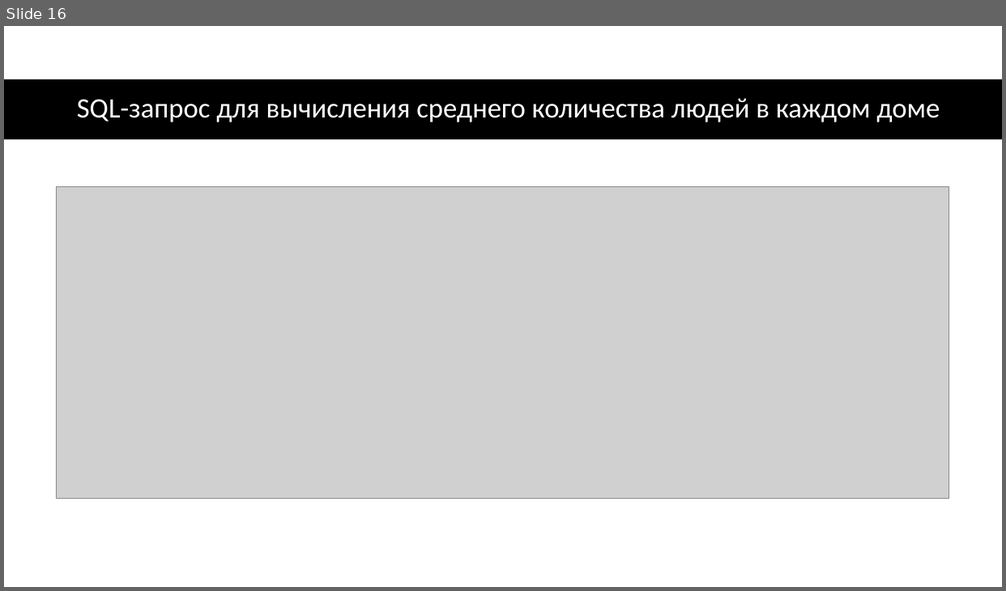
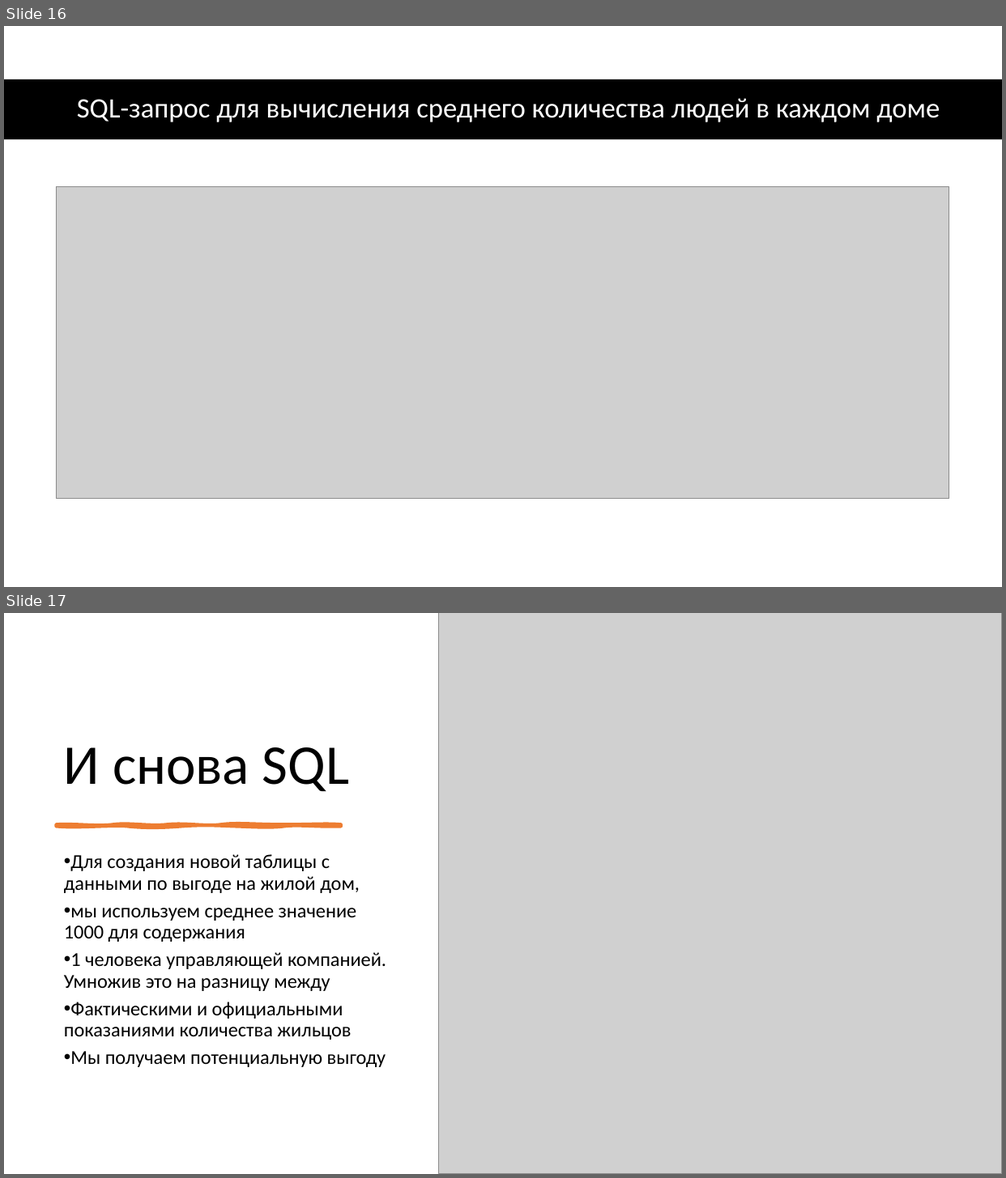
Before and after one commit to Arsenshmid/Algokfen, a slide deck: презентация разработчик.pptx. Shown one above the other, each under a label of ours: slide 16 before the commit, slides 16 and 17 after it. The pictures are 1006x591 and 1006x1178 pixels, drawn with LibreOffice and Linux fonts; fonts in the diff are those of the drawing; grey boxes stand for pictures. Boxes give left, top, right and bottom in pixels: in the first picture for what was removed or moved away, otherwise in the second. Text is boxed around its words. In the diff, an @@ line names an element or a change of style, - is before the commit and + after.

```diff
--- a/презентация разработчик.pptx
+++ b/презентация разработчик.pptx
@@ slide 17 added at [4, 613, 1002, 1174], background #FFFFFF @@
@@ picture added at [439, 613, 1002, 1174] @@
@@ title added at [64, 747, 349, 792], 54 pt, text #000000 @@
+И снова SQL
@@ freeform shape added at [57, 825, 341, 826], fill #ED7D31, outline #ED7D31 3.5 pt @@
@@ text added at [64, 854, 386, 1067], 19 pt, text #000000 @@
+• Для создания новой таблицы с данными по выгоде на жилой дом,
+• мы используем среднее значение 1000 для содержания
+• 1 человека управляющей компанией. Умножив это на разницу между
+• Фактическими и официальными показаниями количества жильцов
+• Мы получаем потенциальную выгоду
```
Also in this commit, not shown: 37 other files.
